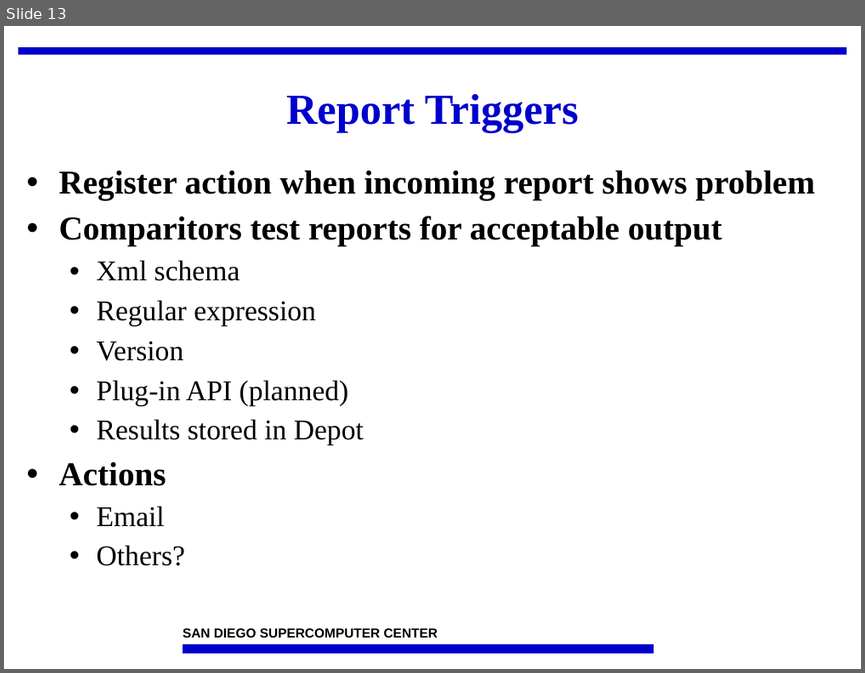
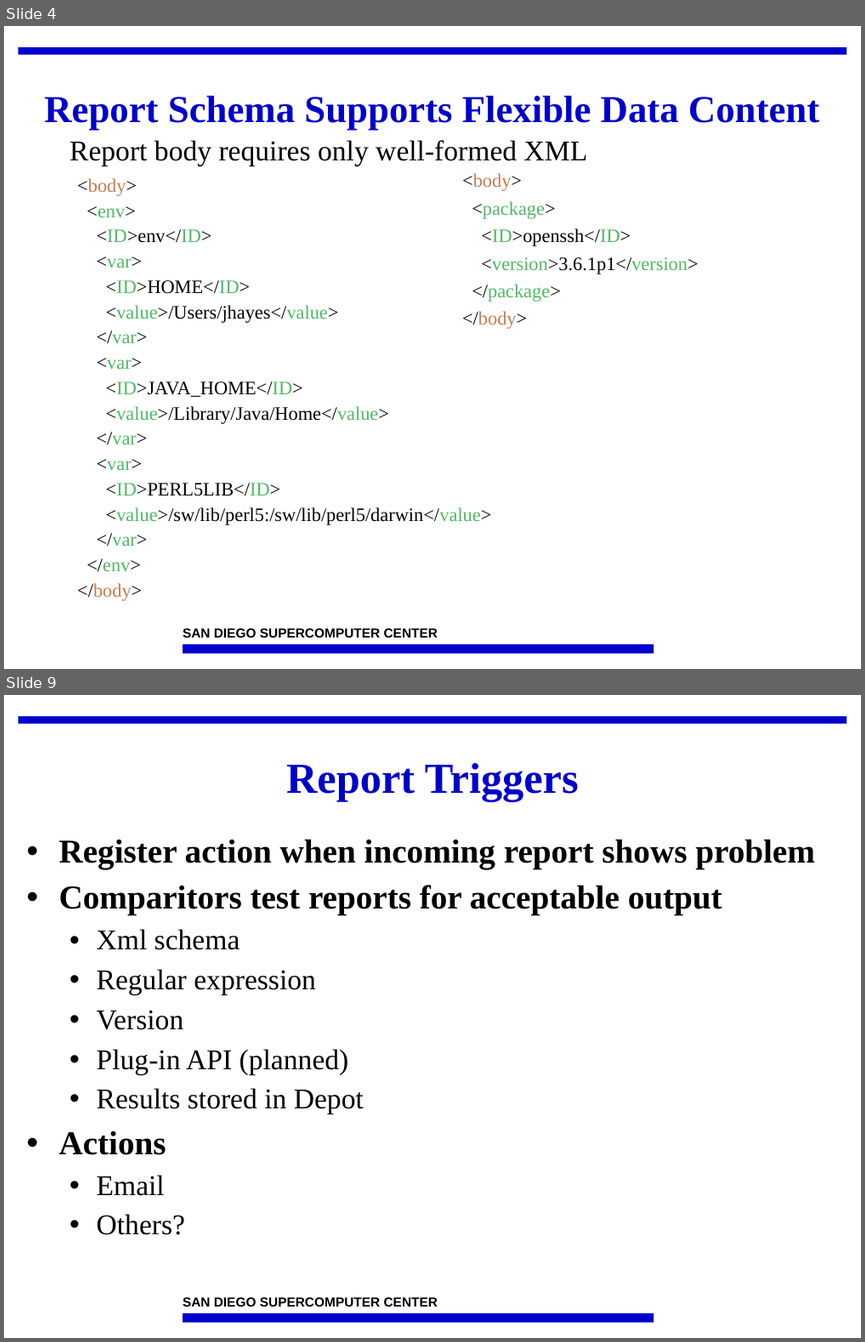
Before and after one commit to IncaProject/inca-xsede, a slide deck: talks/2008workshop/depot.ppt. Shown one above the other, each under a label of ours: slide 13 before the commit, slides 4 and 9 after it; the slides between them are not shown. The pictures are 865x673 and 865x1342 pixels, drawn with LibreOffice and Linux fonts; fonts in the diff are those of the drawing; background and template pictures are left out. Boxes give left, top, right and bottom in pixels: in the first picture for what was removed or moved away, otherwise in the second. Text is boxed around its words. In the diff, an @@ line names an element or a change of style, - is before the commit and + after.

```diff
--- a/talks/2008workshop/depot.ppt
+++ b/talks/2008workshop/depot.ppt
@@ slide 4 added at (4,26,861,669), background #FFFFFF; not listed: 3 template elements that a slide beside it also shows @@
@@ title added at (44,96,819,131), 32 pt, text #0000CC, bold @@
+Report Schema Supports Flexible Data Content
@@ text added at (69,140,588,165), 24 pt, text #000000 @@
+Report body requires only well-formed XML
@@ text added at (77,178,492,601), 16 pt, text #000000 @@
+<body>
+<env>
+<ID>env</ID>
+<var>
+<ID>HOME</ID>
+<value>/Users/jhayes</value>
+</var>
+<var>
+<ID>JAVA_HOME</ID>
+<value>/Library/Java/Home</value>
+</var>
+<var>
+<ID>PERL5LIB</ID>
+<value>/sw/lib/perl5:/sw/lib/perl5/darwin</value>
+</var>
+</env>
+</body>
@@ text added at (462,173,698,329), 16 pt, text #000000 @@
+<body>
+<package>
+<ID>openssh</ID>
+<version>3.6.1p1</version>
+</package>
+</body>
@@ what was slide 13 is now slide 9 @@
```
Also in this commit, not shown: 2 slides changed, 6 other slides added, 10 slides removed.
